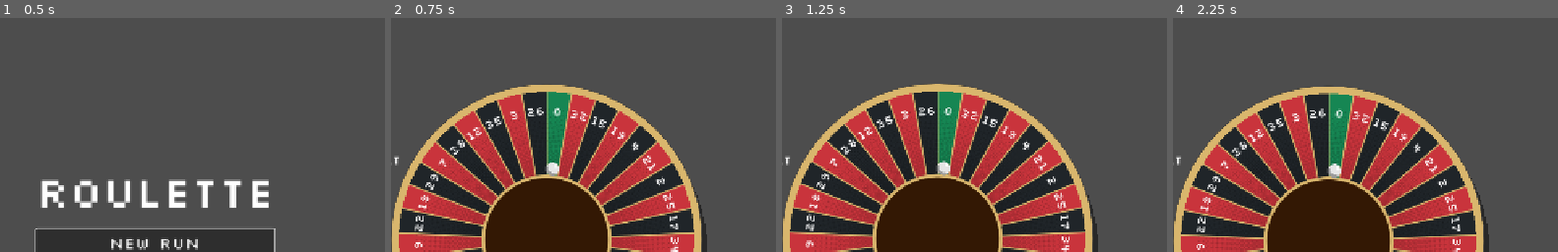
Above: before the commit, frames 1-4 (left to right).
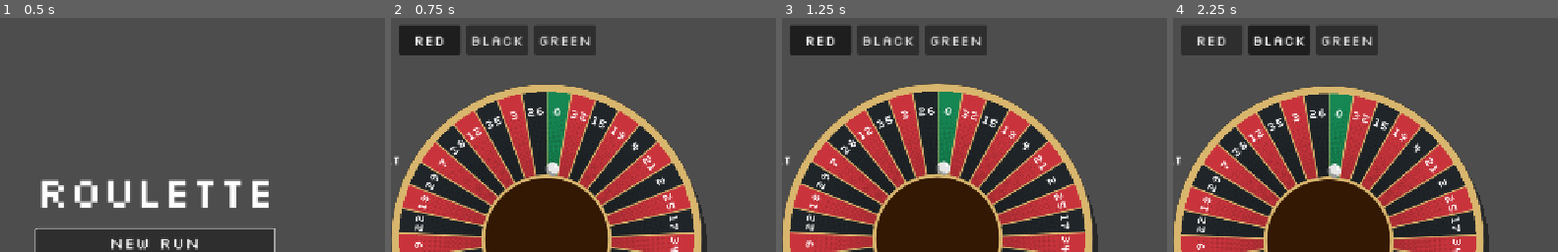
Above: after the commit, the same moments.

Repository: ross-ca/roulette-wheel
Game: Godot game, scene res://scenes/main_menu/main_menu.tscn
Two runs of this game, one before a commit and one after it. Both use one fixed random seed, a clock stepped at 60 frames per second and the inputs below.
Inputs (mouse positions are % of the whole screen's width and height, from its top left):
- Up to frame 1 (0.5 s): no input
- Up to frame 2 (0.75 s): click "New run" at 0.5 s
- Up to frame 3 (1.25 s): no input
- Up to frame 4 (2.25 s): click (34, 5) at 1.25 s, where only the run after the commit has a clickable "Red"; click (42, 5) at 2 s, where only the run after the commit has a clickable "Black"
The pictures show only the part of the screen within x 29-79%, y 0-50%; the shares and areas given below are measured in that part.

Frame 1 is identical in both runs. In frame 2, 5.4% of the frame differs, in the area x 2-54%, y 3-16%; in frame 3, 5.4%; in frame 4, 5.5%.

Commit message:
Implement betting system and update scoring logic
- Introduced a `Bet` resource to allow players to select their bets before spins, with support for different bet types (e.g., ColourBet).
- Updated `ScoreContext` to include bet information, ensuring that scoring only occurs for winning bets.
- Enhanced HUD with buttons for selecting bets (red, black, green) and adjusted input handling during spins.
- Modified scoring functions to reflect the new betting mechanics, ensuring accurate score calculations based on the selected bet and chips submitted.
- Updated relevant scenes and scripts to integrate the new betting system

Diff:
--- /dev/null
+++ b/scenes/bets/bet.gd
@@ -0,0 +1,14 @@
+class_name Bet
+extends Resource
+## Something the player can place a bet on. If the landed pocket satisfies `wins()` the spin scores
+## `chips × (base_mult + modifiers)`, otherwise it scores nothing.
+##
+## `base_mult` follows the odds: 36 divided by the numbers the bet covers, so red or black
+## (18 numbers) is ×2 and a single number, zero included, is ×36. Subclasses set it themselves.
+
+@export var display_name: String = ""
+@export var base_mult: float = 1.0
+
+
+func wins(_pocket: Pocket) -> bool:
+	return false
--- /dev/null
+++ b/scenes/bets/colour_bet.gd
@@ -0,0 +1,24 @@
+class_name ColourBet
+extends Bet
+## Bet on the colour of the landed pocket. Red and black cover 18 numbers (×2); green is only zero (×36).
+
+@export_enum("red", "black", "green") var colour: String = "red":
+	set(value):
+		colour = value
+		base_mult = 36.0 if colour == "green" else 2.0
+
+
+## A bet on `bet_colour`.
+static func of(bet_colour: String) -> ColourBet:
+	var bet := ColourBet.new()
+	bet.colour = bet_colour
+	bet.display_name = bet_colour.capitalize()
+	return bet
+
+
+func _init() -> void:
+	base_mult = 2.0 # matches the default colour
+
+
+func wins(pocket: Pocket) -> bool:
+	return pocket.colour == colour
--- a/scenes/hud/hud.gd
+++ b/scenes/hud/hud.gd
@@ -18,6 +18,9 @@
 @onready var _last_spin_label: Label = %LastSpinLabel
 @onready var _result_label: Label = %ResultLabel
 @onready var _chips_input: SpinBox = %ChipsInput
+@onready var _red_button: Button = %RedButton
+@onready var _black_button: Button = %BlackButton
+@onready var _green_button: Button = %GreenButton
 
 
 func _on_spin_button_pressed() -> void:
@@ -30,8 +33,21 @@
 	return int(_chips_input.value)
 
 
-func set_chips_editable(editable: bool) -> void:
+## The bet chosen for the next spin.
+func get_bet() -> Bet:
+	if _black_button.button_pressed:
+		return ColourBet.of("black")
+	if _green_button.button_pressed:
+		return ColourBet.of("green")
+	return ColourBet.of("red")
+
+
+## Locks or unlocks the chips and bet inputs, which are fixed while a spin is running.
+func set_inputs_editable(editable: bool) -> void:
 	_chips_input.editable = editable
+	_red_button.disabled = not editable
+	_black_button.disabled = not editable
+	_green_button.disabled = not editable
 
 
 func show_round(run: RunState, step: RoundStep) -> void:
@@ -48,7 +64,12 @@
 
 ## Placeholder for the Balatro-style playback: lists what each modifier did, in order.
 func show_score(ctx: ScoreContext) -> void:
-	var lines: PackedStringArray = ["Landed %d: %d chips" % [ctx.pocket.number, ctx.points]]
+	var lines: PackedStringArray = ["Landed %d (%s)" % [ctx.pocket.number, ctx.pocket.colour]]
+	if not ctx.won:
+		lines.append("Bet on %s lost: no points" % ctx.bet.display_name)
+		_last_spin_label.text = "\n".join(lines)
+		return
+	lines.append("%s ×%s base, %d chips" % [ctx.bet.display_name, ctx.bet.base_mult, ctx.points])
 	for entry in ctx.trace:
 		lines.append(entry.text)
 	lines.append("%d × %s = %d" % [ctx.points, ctx.mult, ctx.total()])
--- a/scenes/hud/hud.tscn
+++ b/scenes/hud/hud.tscn
@@ -6,6 +6,8 @@
 [sub_resource type="LabelSettings" id="LabelSettings_info"]
 font = ExtResource("1_37p78")
 font_size = 20
+
+[sub_resource type="ButtonGroup" id="ButtonGroup_bet"]
 
 [sub_resource type="LabelSettings" id="LabelSettings_result"]
 font = ExtResource("1_37p78")
@@ -82,4 +84,41 @@
 rounded = true
 prefix = "Chips"
 
+[node name="RedButton" type="Button" parent="."]
+unique_name_in_owner = true
+offset_left = 400.0
+offset_top = 40.0
+offset_right = 500.0
+offset_bottom = 89.0
+theme_override_fonts/font = ExtResource("1_37p78")
+theme_override_font_sizes/font_size = 24
+toggle_mode = true
+button_pressed = true
+button_group = SubResource("ButtonGroup_bet")
+text = "Red"
+
+[node name="BlackButton" type="Button" parent="."]
+unique_name_in_owner = true
+offset_left = 510.0
+offset_top = 40.0
+offset_right = 610.0
+offset_bottom = 89.0
+theme_override_fonts/font = ExtResource("1_37p78")
+theme_override_font_sizes/font_size = 24
+toggle_mode = true
+button_group = SubResource("ButtonGroup_bet")
+text = "Black"
+
+[node name="GreenButton" type="Button" parent="."]
+unique_name_in_owner = true
+offset_left = 620.0
+offset_top = 40.0
+offset_right = 720.0
+offset_bottom = 89.0
+theme_override_fonts/font = ExtResource("1_37p78")
+theme_override_font_sizes/font_size = 24
+toggle_mode = true
+button_group = SubResource("ButtonGroup_bet")
+text = "Green"
+
 [connection signal="pressed" from="SpinButton" to="." method="_on_spin_button_pressed"]
--- a/scenes/main_menu/main_menu.tscn
+++ b/scenes/main_menu/main_menu.tscn
@@ -1,13 +1,13 @@
-[gd_scene format=3]
+[gd_scene format=3 uid="uid://bomd0rr8t6bf"]
 
-[ext_resource type="Script" path="res://scenes/main_menu/main_menu.gd" id="1_menu"]
+[ext_resource type="Script" uid="uid://bmhwcxdtst3qj" path="res://scenes/main_menu/main_menu.gd" id="1_menu"]
 [ext_resource type="FontFile" uid="uid://bjqcqudoiecha" path="res://assets/fonts/Silkscreen-Regular.ttf" id="2_font"]
 
 [sub_resource type="Theme" id="Theme_menu"]
 default_font = ExtResource("2_font")
 default_font_size = 28
 
-[node name="MainMenu" type="Control"]
+[node name="MainMenu" type="Control" unique_id=972520593]
 layout_mode = 3
 anchors_preset = 15
 anchor_right = 1.0
@@ -17,7 +17,7 @@
 theme = SubResource("Theme_menu")
 script = ExtResource("1_menu")
 
-[node name="Center" type="CenterContainer" parent="."]
+[node name="Center" type="CenterContainer" parent="." unique_id=38694603]
 layout_mode = 1
 anchors_preset = 15
 anchor_right = 1.0
@@ -25,33 +25,33 @@
 grow_horizontal = 2
 grow_vertical = 2
 
-[node name="Items" type="VBoxContainer" parent="Center"]
+[node name="Items" type="VBoxContainer" parent="Center" unique_id=1664723577]
 layout_mode = 2
 theme_override_constants/separation = 16
 
-[node name="Title" type="Label" parent="Center/Items"]
+[node name="Title" type="Label" parent="Center/Items" unique_id=590320255]
 layout_mode = 2
 theme_override_font_sizes/font_size = 72
 text = "Roulette"
 horizontal_alignment = 1
 
-[node name="ResultLabel" type="Label" parent="Center/Items"]
+[node name="ResultLabel" type="Label" parent="Center/Items" unique_id=865023852]
 unique_name_in_owner = true
 visible = false
 layout_mode = 2
 horizontal_alignment = 1
 
-[node name="NewRunButton" type="Button" parent="Center/Items"]
+[node name="NewRunButton" type="Button" parent="Center/Items" unique_id=1176403854]
 unique_name_in_owner = true
 layout_mode = 2
 text = "New run"
 
-[node name="ContinueButton" type="Button" parent="Center/Items"]
+[node name="ContinueButton" type="Button" parent="Center/Items" unique_id=326275120]
 unique_name_in_owner = true
 layout_mode = 2
 text = "Continue"
 
-[node name="QuitButton" type="Button" parent="Center/Items"]
+[node name="QuitButton" type="Button" parent="Center/Items" unique_id=1115156476]
 layout_mode = 2
 text = "Quit"
 
--- a/scenes/modifiers/modifiers.gd
+++ b/scenes/modifiers/modifiers.gd
@@ -27,10 +27,12 @@
 	return spins
 
 
-static func score(run: RunState, pocket: Pocket, chips: int) -> ScoreContext:
-	var ctx := ScoreContext.new(pocket, chips)
-	for modifier in active(run):
-		modifier.modify_score(run, ctx)
+## Scores a spin. A lost bet scores nothing, so `modify_score` only runs when the bet won.
+static func score(run: RunState, pocket: Pocket, chips: int, bet: Bet) -> ScoreContext:
+	var ctx := ScoreContext.new(pocket, chips, bet)
+	if ctx.won:
+		for modifier in active(run):
+			modifier.modify_score(run, ctx)
 	return ctx
 
 
--- a/scenes/modifiers/score_context.gd
+++ b/scenes/modifiers/score_context.gd
@@ -5,16 +5,23 @@
 ## should need to change when it is.
 
 var pocket: Pocket
+var bet: Bet
+## Whether the landed pocket satisfied the bet. A lost spin scores nothing.
+var won := false
 ## Starts as the chips the player submitted for the spin.
 var points: int = 0
+## Starts as the bet's base mult.
 var mult: float = 1.0
 ## What each modifier did, in order, for the UI to play back: {"source": Modifier, "text": String}.
 var trace: Array[Dictionary] = []
 
 
-func _init(landed: Pocket, chips: int) -> void:
+func _init(landed: Pocket, chips: int, placed: Bet) -> void:
 	pocket = landed
+	bet = placed
 	points = chips
+	won = placed.wins(landed)
+	mult = placed.base_mult
 
 
 func add_trace(source: Modifier, text: String) -> void:
@@ -22,4 +29,4 @@
 
 
 func total() -> int:
-	return int(points * mult)
+	return int(points * mult) if won else 0
--- a/scenes/play/play.gd
+++ b/scenes/play/play.gd
@@ -23,6 +23,7 @@
 var _last_tick_ms := 0
 var _ticks_this_spin := 0
 var _chips := 0 # submitted for the spin in progress
+var _bet: Bet # placed for the spin in progress
 
 @onready var _wheel := $SubViewport/RouletteWheel
 @onready var _hud := $HUD
@@ -76,7 +77,8 @@
 		return
 	_state = State.SPINNING
 	_chips = _hud.get_chips()
-	_hud.set_chips_editable(false)
+	_bet = _hud.get_bet()
+	_hud.set_inputs_editable(false)
 	_ticks_this_spin = 0
 	Modifiers.notify(_run, &"spin_started")
 	_wheel.spin_wheel()
@@ -96,7 +98,7 @@
 
 func _on_wheel_spin_finished(_index: int, pocket: Pocket) -> void:
 	Modifiers.notify(_run, &"pocket_landed", [pocket])
-	var ctx := Modifiers.score(_run, pocket, _chips)
+	var ctx := Modifiers.score(_run, pocket, _chips, _bet)
 	var progress := _run.current_round
 	progress.score += ctx.total()
 	progress.spins_left -= 1
@@ -109,7 +111,7 @@
 	if _is_round_over():
 		_finish()
 	else:
-		_hud.set_chips_editable(true)
+		_hud.set_inputs_editable(true)
 		_state = State.WAITING
 
 
Not shown, added: scenes/bets/bet.gd.uid
Not shown, added: scenes/bets/colour_bet.gd.uid
Not shown, changed: docs/architecture.md
